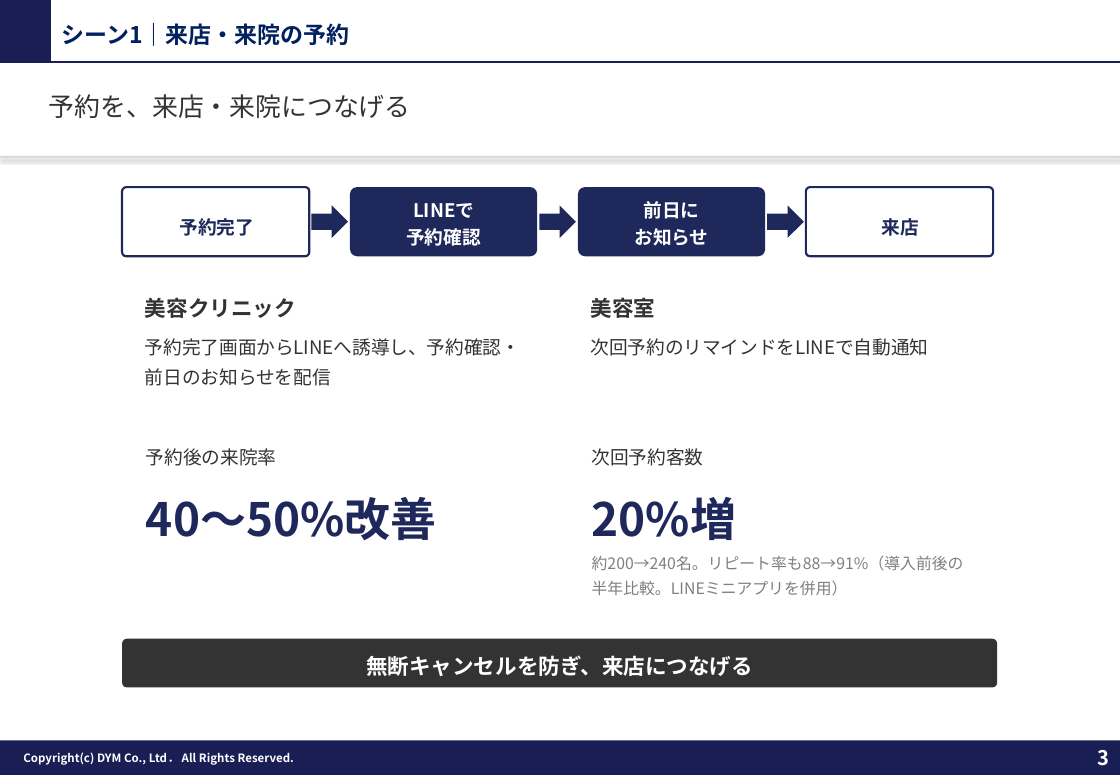
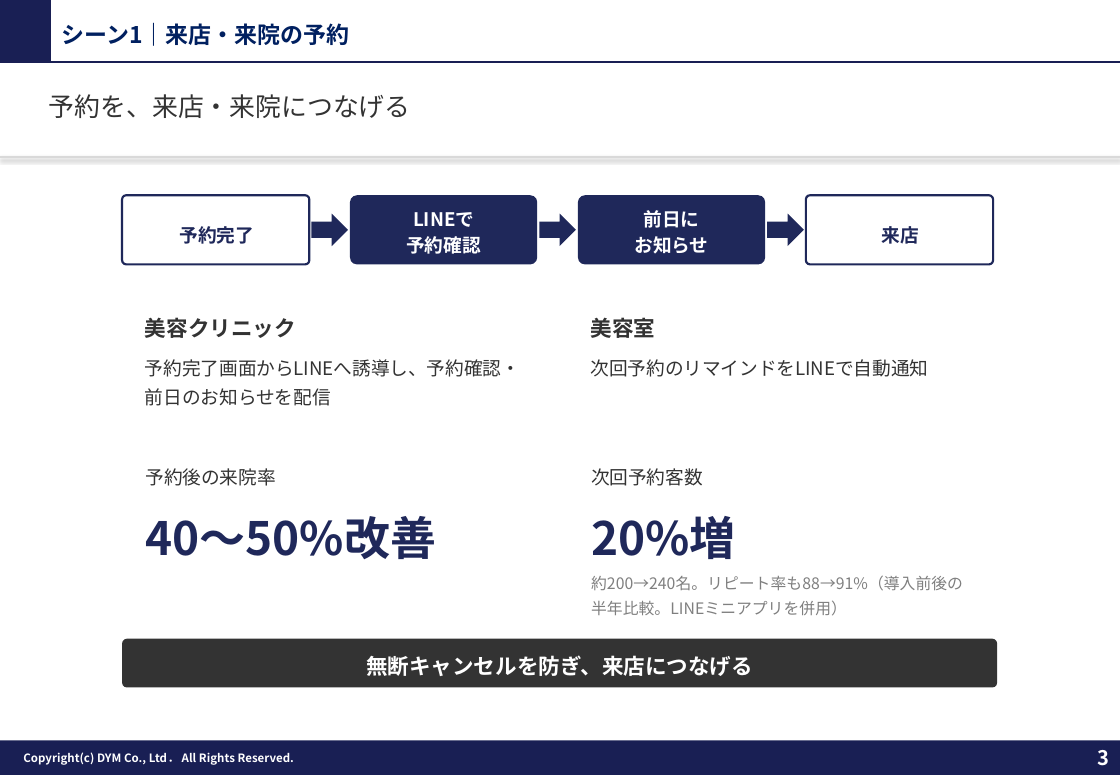
Before and after one commit to tonomura-r-dev/folder, a slide deck: slide 3 of 20261002_サンクスLINEのご提案_事例入り.pptx. Drawn at 1120x775 pixels with LibreOffice and Linux fonts; fonts in the diff are those of the drawing; background and template pictures are left out. Boxes give left, top, right and bottom in pixels: in the first picture for what was removed or moved away, otherwise in the second. Text is boxed around its words. In the diff, an @@ line names an element or a change of style, - is before the commit and + after.

```diff
--- a/20261002_サンクスLINEのご提案_事例入り.pptx
+++ b/20261002_サンクスLINEのご提案_事例入り.pptx
@@ 4 rounded rectangles, 3 right arrows: place and size @@
-4 rounded rectangles, 3 right arrows at <box>122,187,994,256</box>
+4 rounded rectangles, 3 right arrows at <box>122,195,994,265</box>
@@ text "美容クリニック": place and size @@
-text "美容クリニック" at <box>145,297,520,386</box>
+text "美容クリニック" at <box>145,317,520,406</box>
@@ text "美容室": place and size @@
-text "美容室" at <box>591,298,929,356</box>
+text "美容室" at <box>591,318,929,377</box>
@@ text "予約後の来院率": place and size @@
-text "予約後の来院率" at <box>146,448,437,540</box>
+text "予約後の来院率" at <box>145,468,436,559</box>
@@ text "次回予約客数": place and size @@
-text "次回予約客数" at <box>592,448,964,595</box>
+text "次回予約客数" at <box>591,468,963,616</box>
```
Also in this commit, not shown: 3 other files.
